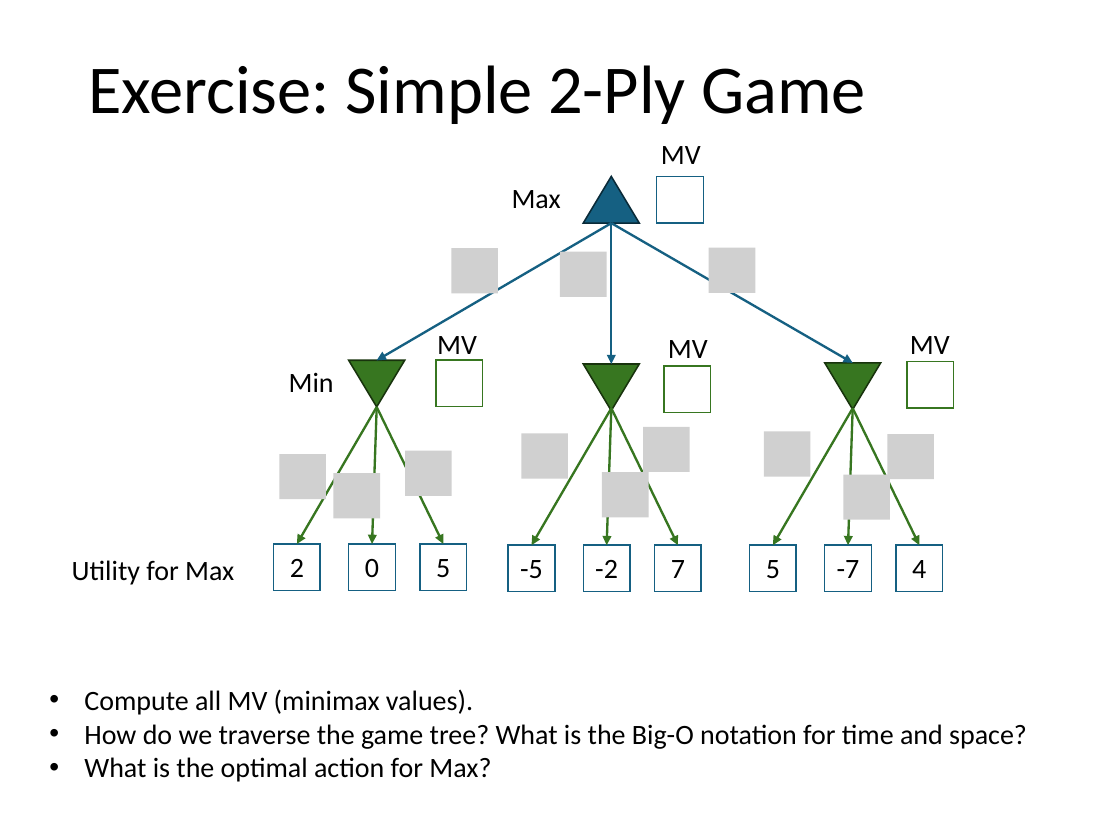
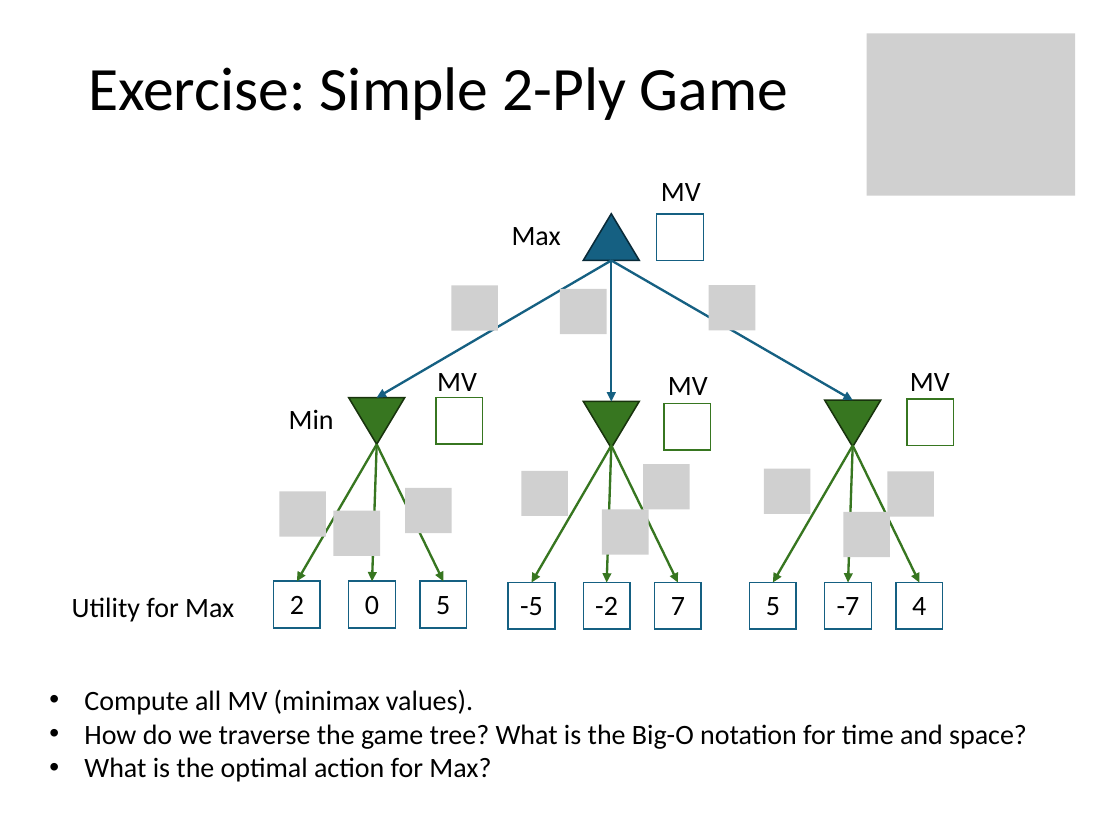
Before and after one commit to mhahsler/CS7320-AI, a slide deck: slide 20 of slides/05_games.pptx (slide 19 before the commit). Drawn at 1120x840 pixels with LibreOffice and Linux fonts; fonts in the diff are those of the drawing; grey boxes stand for pictures. Boxes give left, top, right and bottom in pixels: in the first picture for what was removed or moved away, otherwise in the second. Text is boxed around its words. In the diff, an @@ line names an element or a change of style, - is before the commit and + after.

```diff
--- a/slides/05_games.pptx
+++ b/slides/05_games.pptx
@@ title "Exercise: Simple 2-Ply Game" at [88,67,788,120]: size 44 to 39.6 pt @@
@@ picture added at [867,34,1075,196] @@
@@ 12 arrows, 4 pictures, 3 texts, 1 rectangle: place and size @@
-12 arrows, 4 pictures, 3 texts, 1 rectangle at [279,190,920,545]
+12 arrows, 4 pictures, 3 texts, 1 rectangle at [279,227,920,582]
@@ 12 rectangles, 8 pictures, 4 texts, 4 triangles: place and size @@
-12 rectangles, 8 pictures, 4 texts, 4 triangles at [72,146,954,592]
+12 rectangles, 8 pictures, 4 texts, 4 triangles at [72,183,954,629]
```
Also in this commit, not shown: 7 other slides changed, 1 slide added, 1 other file.
